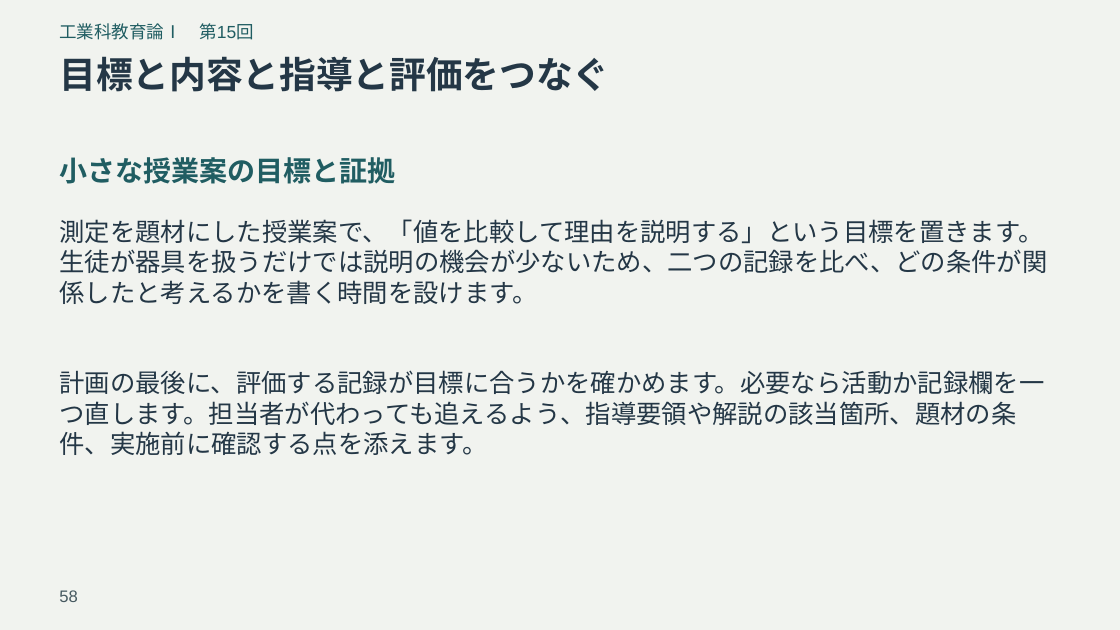
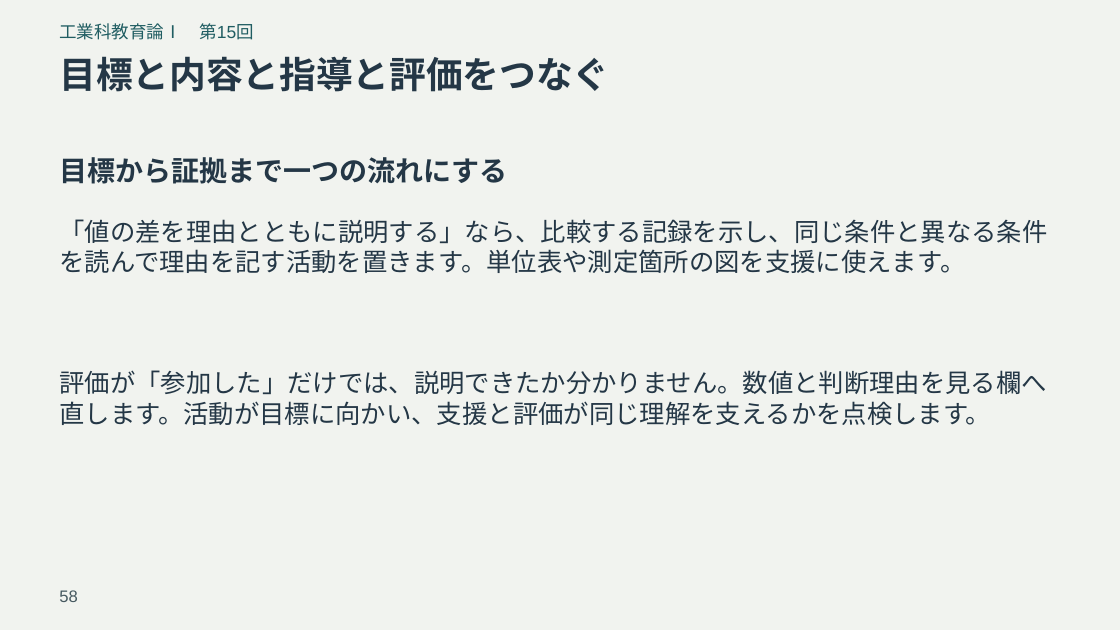
Before and after one commit to zooc-14calbp/industrial-education-i, a slide deck: slide 58 of reorganized/20261105/expanded/slides.pptx. Drawn at 1120x630 pixels with LibreOffice and Linux fonts; fonts in the diff are those of the drawing. Boxes give left, top, right and bottom in pixels: in the first picture for what was removed or moved away, otherwise in the second. Text is boxed around its words. In the diff, an @@ line names an element or a change of style, - is before the commit and + after.

```diff
--- a/reorganized/20261105/expanded/slides.pptx
+++ b/reorganized/20261105/expanded/slides.pptx
@@ text at <box>59,157,507,184</box>: text changed; text colour #205D62 to #243746 @@
-小さな授業案の目標と証拠
+目標から証拠まで一つの流れにする
@@ text at <box>59,219,1047,273</box>: text changed @@
-測定を題材にした授業案で、「値を比較して理由を説明する」という目標を置きます。生徒が器具を扱うだけでは説明の機会が少ないため、二つの記録を比べ、どの条件が関係したと考えるかを書く時間を設けます。
+「値の差を理由とともに説明する」なら、比較する記録を示し、同じ条件と異なる条件を読んで理由を記す活動を置きます。単位表や測定箇所の図を支援に使えます。
@@ text at <box>59,370,1046,425</box>: text changed @@
-計画の最後に、評価する記録が目標に合うかを確かめます。必要なら活動か記録欄を一つ直します。担当者が代わっても追えるよう、指導要領や解説の該当箇所、題材の条件、実施前に確認する点を添えます。
+評価が「参加した」だけでは、説明できたか分かりません。数値と判断理由を見る欄へ直します。活動が目標に向かい、支援と評価が同じ理解を支えるかを点検します。
```
Also in this commit, not shown: 47 other slides changed, 10 other files.
